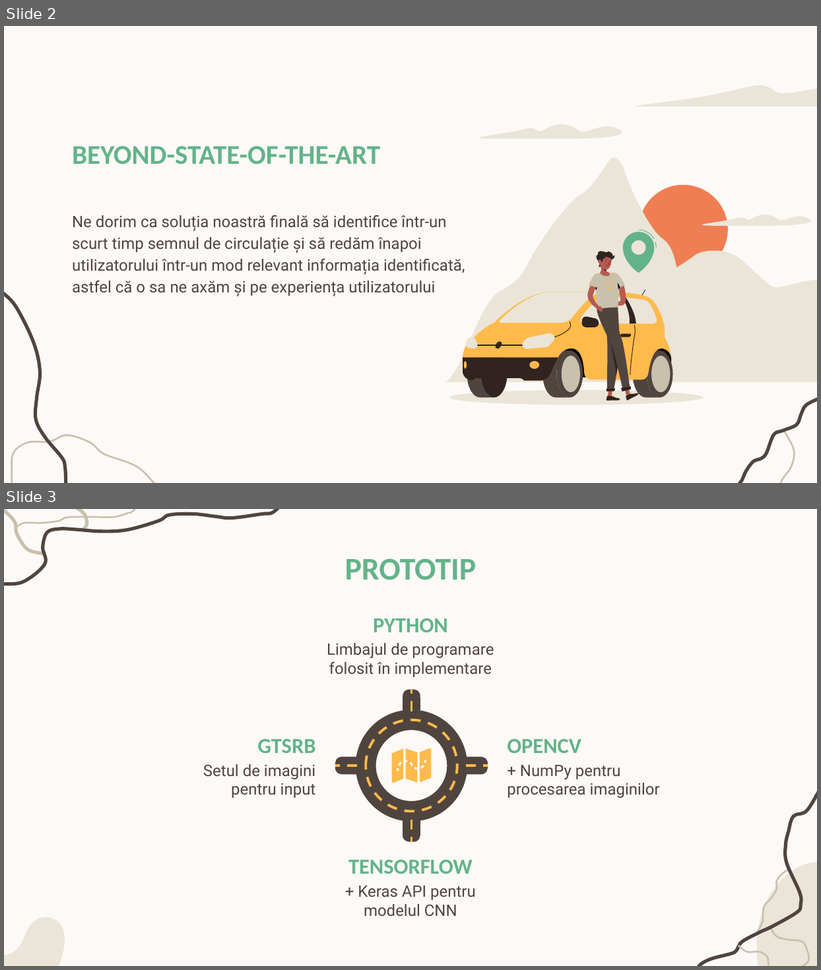
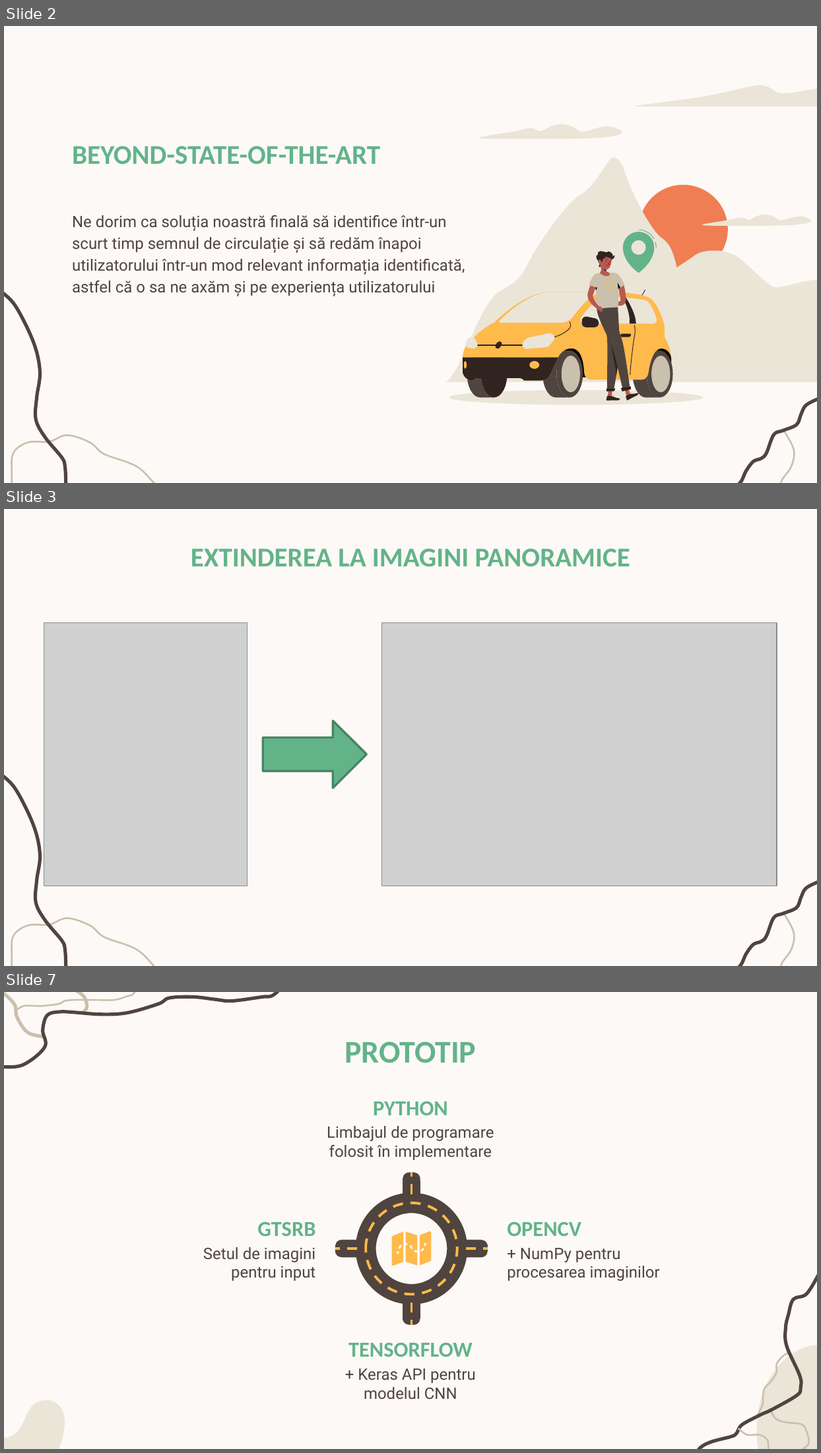
Before and after one commit to Narcissimillus/TSR, a slide deck: Prezentari/Traffic-Sign Recognition (TSR)_sprint_2.pptx. Shown one above the other, each under a label of ours: slides 2 and 3 before the commit, slides 2, 3 and 7 after it; the slides between them are not shown. The pictures are 821x970 and 821x1453 pixels, drawn with LibreOffice and Linux fonts; fonts in the diff are those of the drawing; grey boxes stand for pictures. Boxes give left, top, right and bottom in pixels: in the first picture for what was removed or moved away, otherwise in the second. Text is boxed around its words. In the diff, an @@ line names an element or a change of style, - is before the commit and + after.

```diff
--- a/Prezentari/Traffic-Sign Recognition (TSR)_sprint_2.pptx
+++ b/Prezentari/Traffic-Sign Recognition (TSR)_sprint_2.pptx
@@ slide 3 added at (4, 509, 817, 966), background #FCF9F7; not listed: 4 template elements that a slide beside it also shows @@
@@ title added at (191, 549, 630, 567), 24 pt, text #63B389, bold @@
+EXTINDEREA LA IMAGINI PANORAMICE
@@ picture added at (44, 623, 247, 887) @@
@@ picture added at (382, 623, 778, 887) @@
@@ right arrow added at (263, 722, 366, 789), fill #63B389, outline #498465 2 pt @@
@@ what was slide 3 is now slide 7 @@
```
Also in this commit, not shown: 3 other slides added, 9 other files.
